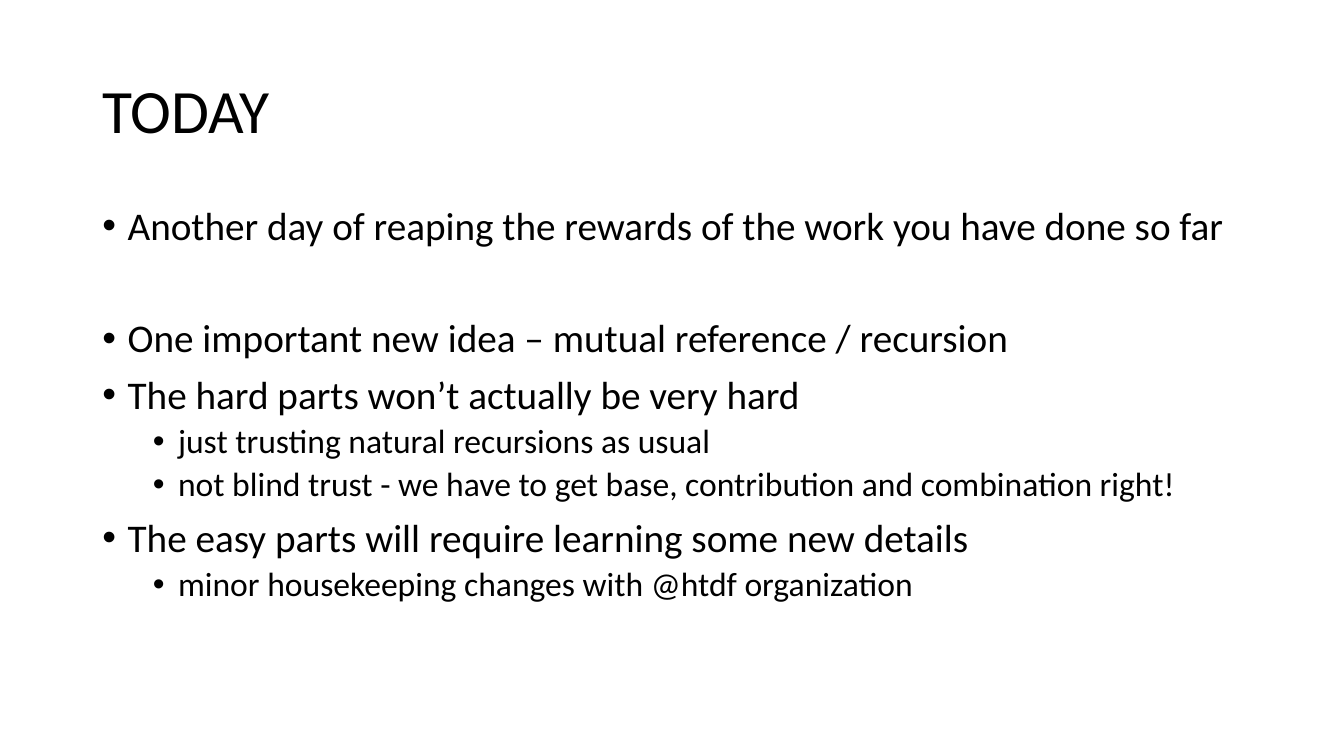
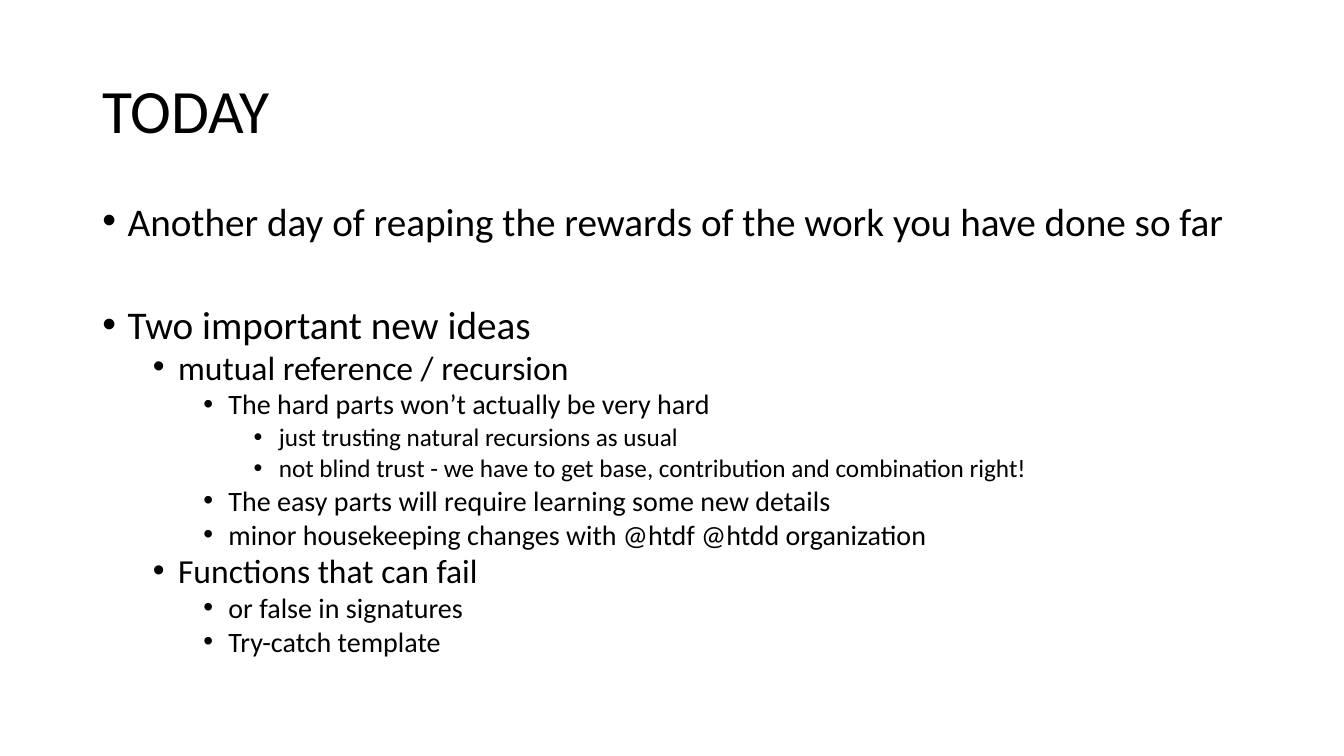
Before and after one commit to GregorKiczales/spd-materials, a slide deck: slide 1 of instructor/l10/l10-pad.pptx. Drawn at 1344x756 pixels with LibreOffice and Linux fonts; fonts in the diff are those of the drawing. Boxes give left, top, right and bottom in pixels: in the first picture for what was removed or moved away, otherwise in the second. Text is boxed around its words. In the diff, an @@ line names an element or a change of style, - is before the commit and + after.

```diff
--- a/instructor/l10/l10-pad.pptx
+++ b/instructor/l10/l10-pad.pptx
@@ text at (x1=128, y1=208, x2=1223, y2=516): size 28 to 20 pt in "The hard parts won’t actually be very ...", "The easy parts will require learning some ..."; size 24 to 18 pt in "just trusting natural recursions as usual", "not blind trust - we have to ..."; line spacing 0.9 to 0.8; list level 1 to 3 in "The hard parts won’t actually ..."; list level 2 to 4 in "just trusting natural recursions as ..."; list level 2 to 4 in "not blind trust - we ..."; list level 1 to 3 in "The easy parts will require ..." @@
@@ text at (x1=128, y1=311, x2=568, y2=381): text changed; size 28 to 24 pt @@
-• One important new idea – mutual reference / recursion
+• Two important new ideas
+  • mutual reference / recursion
@@ text at (x1=178, y1=525, x2=926, y2=657): text changed; size 24 to 20 pt @@
-  • minor housekeeping changes with @htdf organization
+    • minor housekeeping changes with @htdf @htdd organization
+  • Functions that can fail
+    • or false in signatures
+    • Try-catch template
```
Also in this commit, not shown: 2 slides added, 17 other files.
